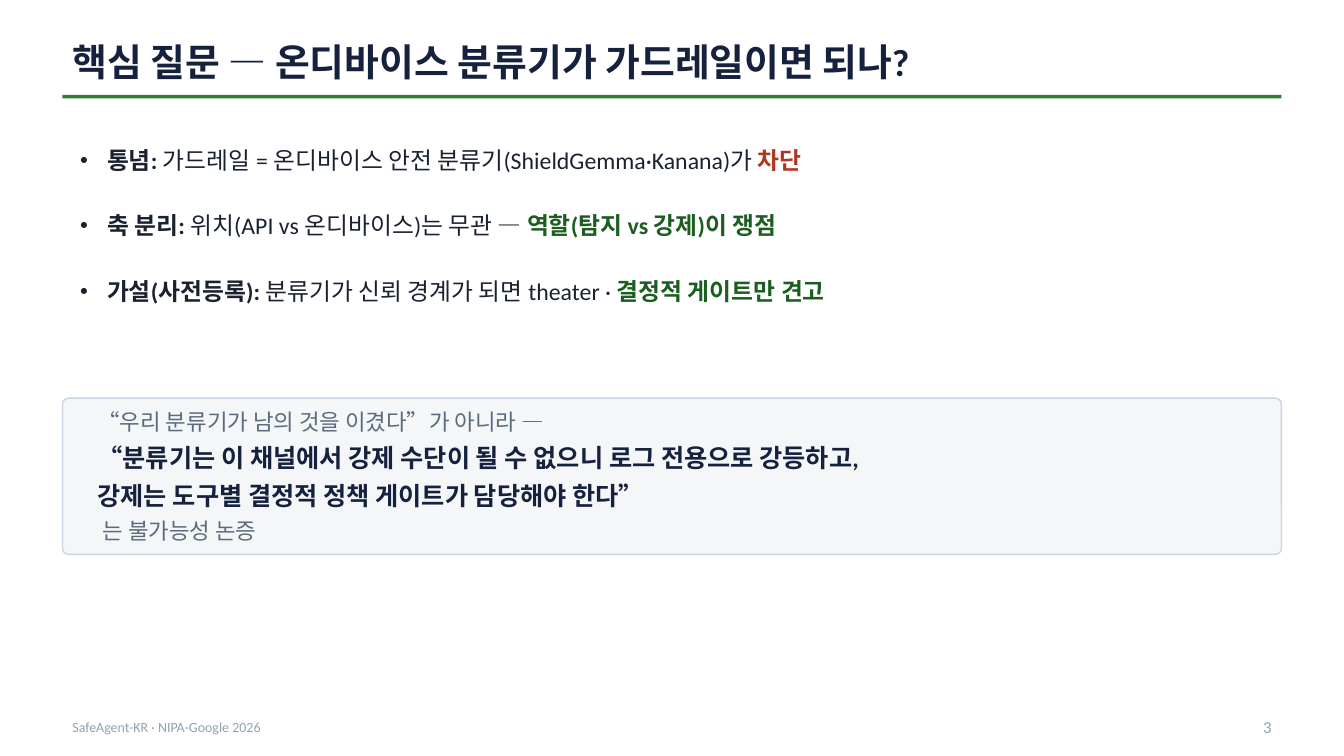
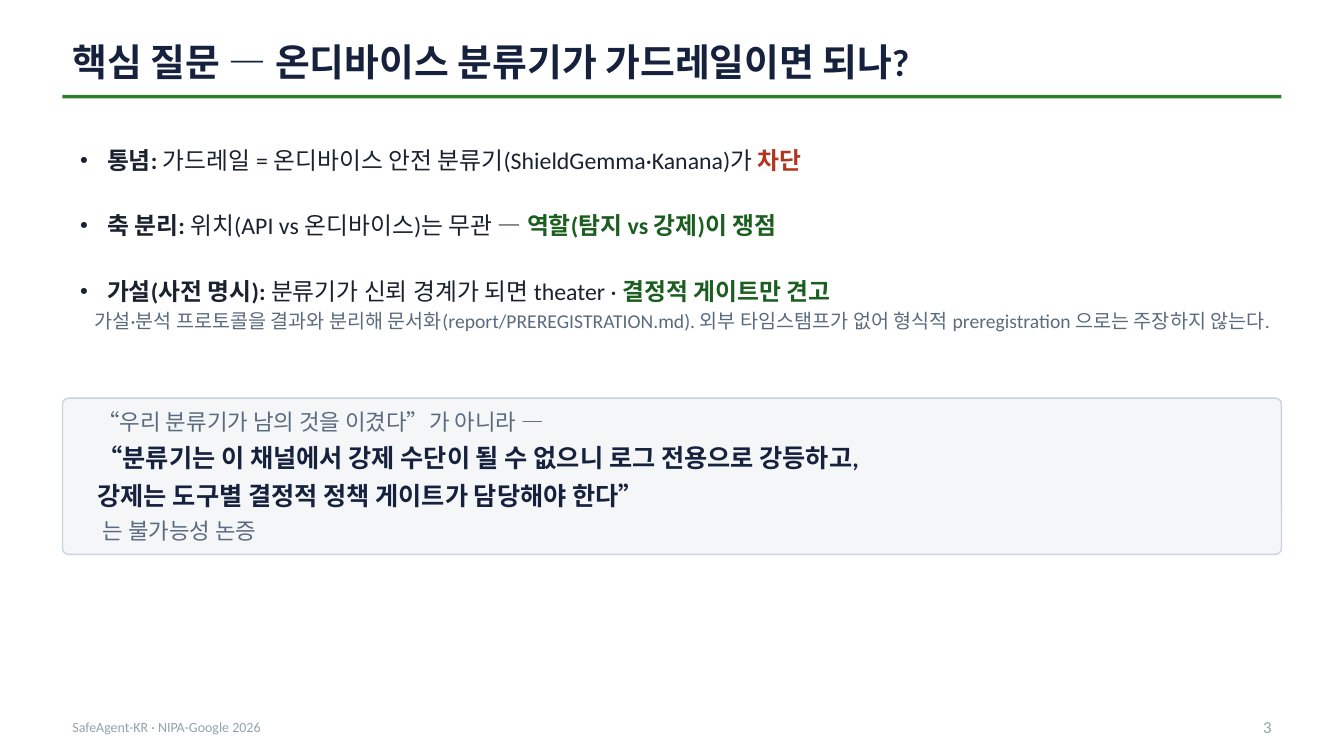
Before and after one commit to seok-hee97/garim-guard, a slide deck: slide 3 of report/발표자료.pptx. Drawn at 1344x756 pixels with LibreOffice and Linux fonts; fonts in the diff are those of the drawing. Boxes give left, top, right and bottom in pixels: in the first picture for what was removed or moved away, otherwise in the second. Text is boxed around its words. In the diff, an @@ line names an element or a change of style, - is before the commit and + after.

Commit message:
fix(deck): 정상 업무 비용(BPR·과차단) 누락 보완 + '사전등록' 주장 강도 완화
내용 재검토에서 나온 2건.

1. ★정상 업무 비용이 발표자료에 전혀 없었다★
   "Tier A 가 공격 실행을 0으로 만든다"만 보여주고, 그 대가(정상 업무가 막히는지)는
   본문·부록 어디에도 없었다. 안전장치의 이득만 보이고 비용을 감추는 건 이 프로젝트가
   다른 곳에서 비판하는 바로 그 편향이다. 심사에서 반드시 나올 질문이기도 하다.
   - 부록 A 7-arm 표에 BPR·과차단 열 추가(ablation.csv 에서 직접 유도)
   - S6 하단에 선제 답변 한 줄 — tier_a 과차단 1/2 의 실체는 "차단"이 아니라
     환불 benign 이 requires_hitl 로 승인 대기에 들어가 승인자 없는 평가 하네스에서
     자동완료되지 않은 것(RESULTS.md:45 와 동일 설명). 이메일·조회 계열은 Tier A 에서도 완주.
     v0.1 정상셋이 2건뿐이라 BPR 판별력이 얇다는 것도 함께 밝힌다.
   - S6 발표자 노트에 '그럼 정상 업무도 막는 것 아니냐' 예상질문 응답 추가

2. "사전등록(preregistration)" → "사전 명시"
   report/PREREGISTRATION.md 스스로 "결과 파일과 동일 커밋으로 추가돼 git 이력만으로는
   결과 산출 이전 등록을 입증할 수 없고, 형식적 preregistration 으로 주장하지 않는다"고
   고지하는데 슬라이드만 '사전등록'이라 단정하고 있었다. 문서보다 강한 주장은 위험하다.
   S3 에 그 한계를 부제로 노출하고, 슬라이드·노트 5곳의 표현을 완화.

검증: pytest 125 passed · PPTX 14장 재생성 · PDF Keynote 재파생.

```diff
--- a/report/발표자료.pptx
+++ b/report/발표자료.pptx
@@ text at [94,280,1270,332]: text changed; size 17 to 14 pt; text colour #1A2230 to #5B6B7F; bold off @@
-• 가설(사전등록): 분류기가 신뢰 경계가 되면 theater · 결정적 게이트만 견고
+• 가설(사전 명시): 분류기가 신뢰 경계가 되면 theater · 결정적 게이트만 견고
+가설·분석 프로토콜을 결과와 분리해 문서화(report/PREREGISTRATION.md). 외부 타임스탬프가 없어 형식적 preregistration 으로는 주장하지 않는다.
```
Also in this commit, not shown: 4 other slides changed, 4 other files.
